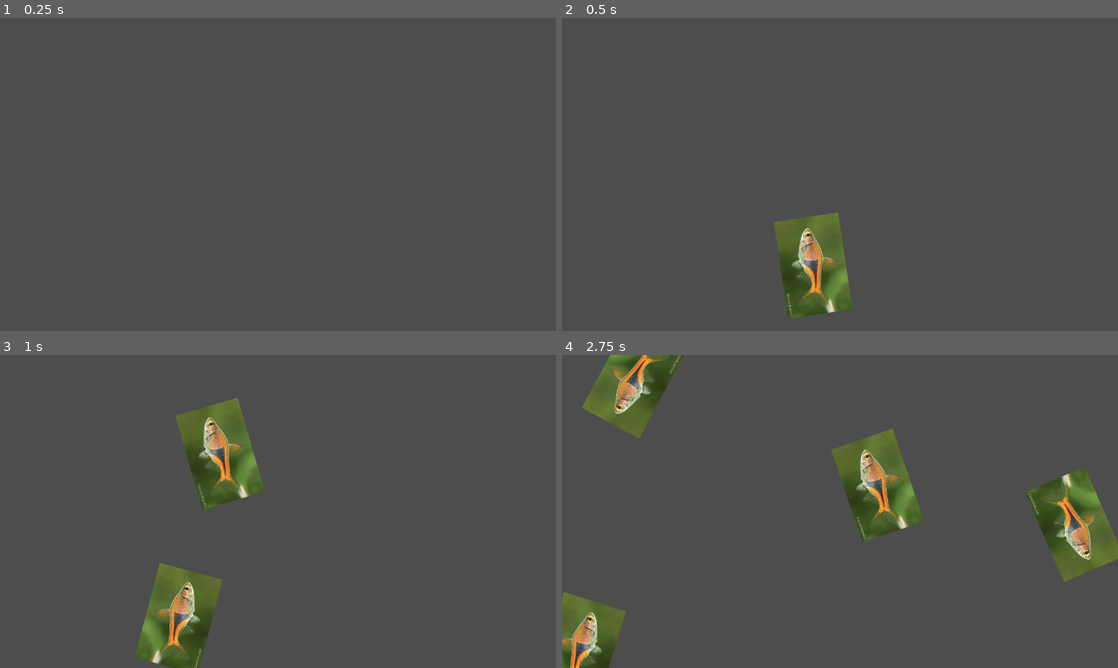
Above: before the commit, frames 1-4 (two rows, left to right).
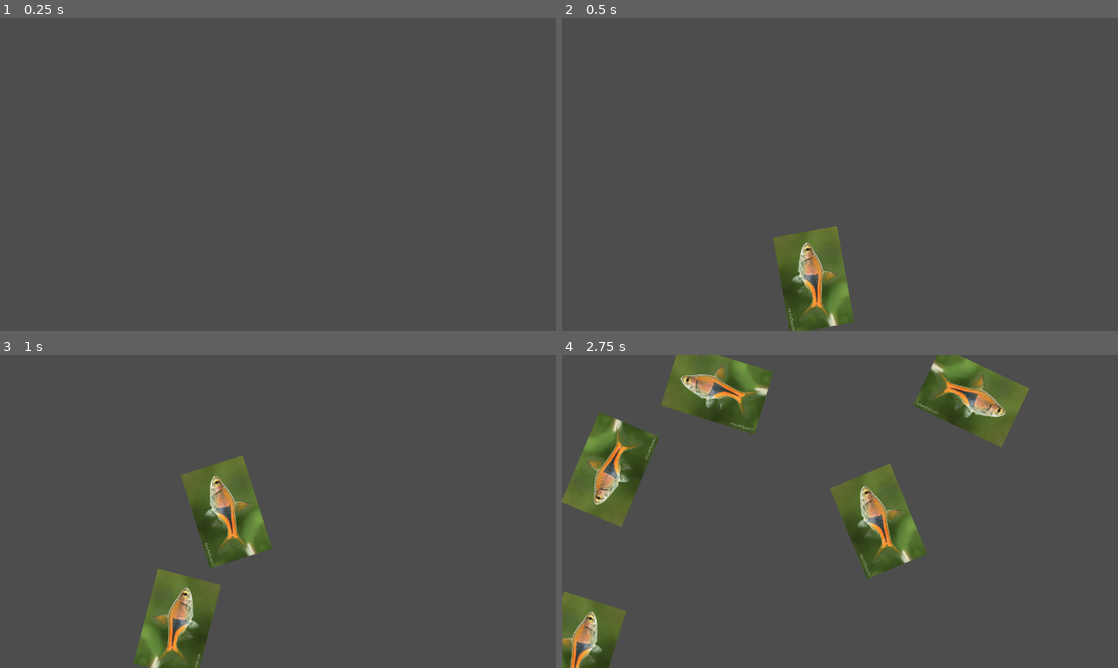
Above: after the commit, the same moments.

Repository: lolyay270/Mobile-Dev-Small
Game: Godot game, scene res://scenes/game.tscn
Same seed, same stepped clock (60 frames per second), same inputs: the game is played once before the commit and once after it. This scene is started directly instead of the project's main scene. The engine's default icon, where the game draws it, is replaced by a stand-in: a white triangle on a blue panel in a dark square.
Inputs:
- Up to frame 1 (0.25 s): no input
- Up to frame 2 (0.5 s): no input
- Up to frame 3 (1 s): no input
- Up to frame 4 (2.75 s): no input

Frame 1 is identical in both runs. In frame 2, 2.6% of the frame differs, in the area x 38-53%, y 62-100%; in frame 3, 6.8%; in frame 4, 22%, in the area x 0-100%, y 0-100%.

Commit message:
feat(fish): enabled gravity again

Diff:
--- a/scripts/fishJumpPath.gd
+++ b/scripts/fishJumpPath.gd
@@ -2,52 +2,57 @@
 
 @export var move: bool = false
 @export var speed: int = 700
-@export var gravity: float = 0
+@export var gravity: float = 2.4
 
-var pathLength
 var curSpeed
 var lowestSpeed
+var startSpeed
 
-func _ready() -> void:
-	#curSpeed = speed;
+func Start() -> void:
+	if gravity == 0:
+		push_error("gravity should not be 0")
+		curSpeed = speed
+		startSpeed = speed
 
+	else:
+		#programmatically get a good speed to slow down near the middle, but not stop
+		var path: Path2D = self.get_parent()
+		var pathLength = path.curve.get_baked_length()
+		var half = pathLength / 2
+		var frames = half / gravity #frames until 0 speed
+		startSpeed = frames * gravity * 0.75 #new max speed so it slows down at a constant since gravity is constant
+		curSpeed = startSpeed
 
-	#var path: Path2D = self.get_parent()
-	#pathLength = path.curve.get_baked_length()
-	#var half = pathLength / 2
-	#var frames = half / gravity
-	#var newSpeed = frames * 1.9
+		#print("path length = " + str(pathLength))
+		#print("1/2 length = " + str(half))
+		#print("frames until 0 speed = " + str(frames))
+		#print("new speed = " + str(newSpeed))
 
-
-
-	#print("path length = " + str(pathLength))
-	#print("1/2 length = " + str(half))
-	#print("frames until 0 speed = " + str(frames))
-	#print("new speed = " + str(newSpeed))
-
-	curSpeed = speed
 	lowestSpeed = curSpeed
 
+	move = true
 
 
 func _process(delta: float) -> void:
-	if (curSpeed <= 0):
-		push_error("TOO MUCH GRAVITY ON FISH")
+	if move:
+		if (curSpeed <= 0):
+			push_error("TOO MUCH GRAVITY ON FISH")
+			curSpeed = speed
 
-	if (curSpeed < lowestSpeed):
-		lowestSpeed = curSpeed
+		if (curSpeed < lowestSpeed):
+			lowestSpeed = curSpeed
 
-	# reduce speed as gravity
-	if (progress_ratio < 0.5):
-		curSpeed -= gravity
+		# reduce speed as gravity
+		if (progress_ratio < 0.5):
+			curSpeed -= gravity
 
-	# add speed as gravity
-	elif (progress_ratio < 1):
-		curSpeed += gravity
+		# add speed as gravity
+		elif (progress_ratio < 1):
+			curSpeed += gravity
 
 	# progress_ratio = 1 = complete
-	else:
-		#print("lowest speed = " + str(lowestSpeed))
-		$"../..".queue_free() #despawn the whole fish object
+		else:
+			#print("fastest = " + str(startSpeed) + "slowest = " + str(lowestSpeed))
+			$"../..".queue_free() #despawn the whole fish object
 
-	progress += delta * curSpeed
+		progress += delta * curSpeed
--- a/scripts/spawner.gd
+++ b/scripts/spawner.gd
@@ -35,13 +35,14 @@
 		#spawn object
 		var fish = fish1.instantiate()
 		var path: Path2D = fish.get_child(0)
+		var pathFollow: PathFollow2D = path.get_child(0)
 
 		add_child(fish)
 
 		ChangeFishSpawn(fish)
 		ChangeFishEnd(fish, path)
 
-		#fish.Start()
+		pathFollow.Start()
 
 		# reset timer vars
 		lastSpawn = gameManager.runTime
@@ -82,7 +83,7 @@
 
 	else:
 		xMaxDist = fish.position.x
-		yDist = jumpHeightMax * -1
+		yDist = jumpHeightMax
 
 	fish.ChangePath(xMaxDist, yDist)
 
